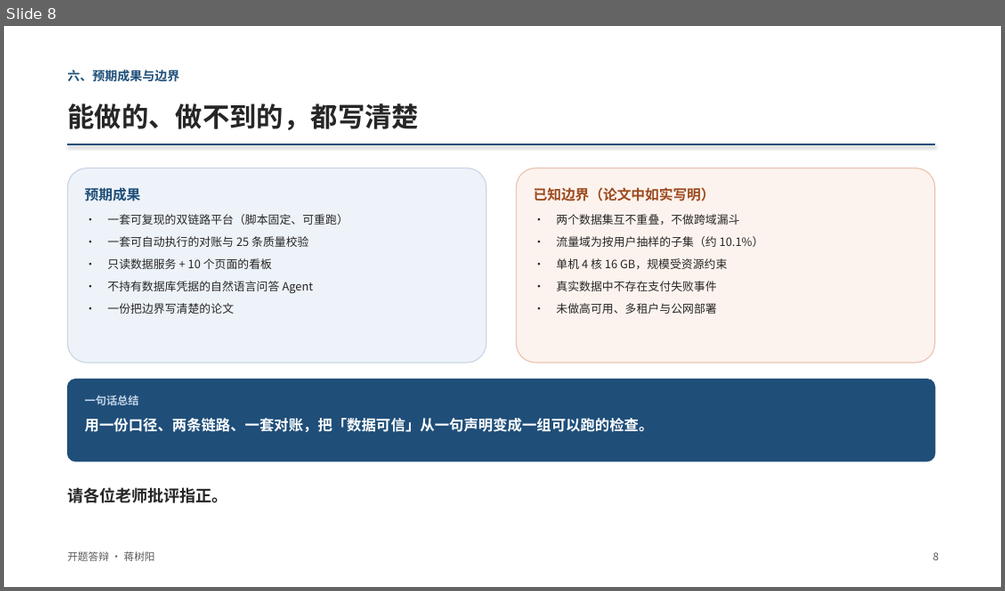
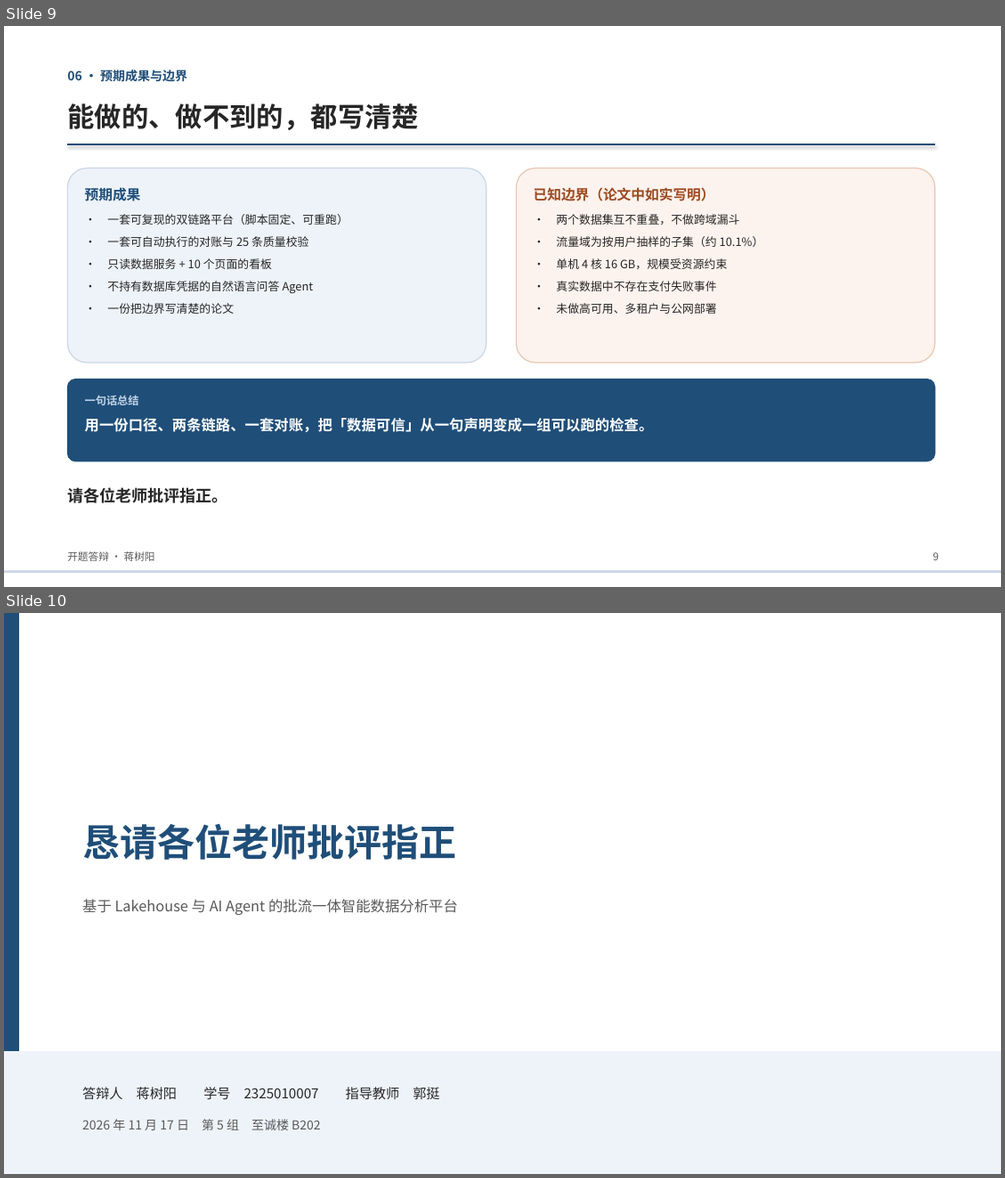
Before and after one commit to suntree-j/dsh-workspace, a slide deck: intelligent-data-platform/docs/thesis/答辩材料/开题答辩_蒋树阳.pptx. Shown one above the other, each under a label of ours: slide 8 before the commit, slides 9 and 10 after it. The pictures are 1005x591 and 1005x1178 pixels, drawn with LibreOffice and Linux fonts; fonts in the diff are those of the drawing. Boxes give left, top, right and bottom in pixels: in the first picture for what was removed or moved away, otherwise in the second. Text is boxed around its words. In the diff, an @@ line names an element or a change of style, - is before the commit and + after.

```diff
--- a/intelligent-data-platform/docs/thesis/答辩材料/开题答辩_蒋树阳.pptx
+++ b/intelligent-data-platform/docs/thesis/答辩材料/开题答辩_蒋树阳.pptx
@@ slide 10 added at box(4, 613, 1001, 1174), background #FFFFFF @@
@@ rectangle added at box(4, 613, 19, 1174), fill #1F4E79, outline #1F4E79 1 pt @@
@@ text added at box(82, 824, 456, 860), 36 pt, text #1F4E79, bold @@
+恳请各位老师批评指正
@@ text added at box(82, 899, 458, 915), 14 pt, text #595959 @@
+基于 Lakehouse 与 AI Agent 的批流一体智能数据分析平台
@@ rectangle added at box(4, 1051, 1001, 1174), fill #EEF3F9 @@
@@ text added at box(82, 1086, 439, 1100), 13 pt, text #262626 @@
+答辩人 蒋树阳 学号 2325010007 指导教师 郭挺
@@ text added at box(82, 1119, 320, 1130), 12 pt, text #595959 @@
+2026 年 11 月 17 日 第 5 组 至诚楼 B202
@@ what was slide 8 is now slide 9 @@
@@ slide 9 changed as well @@
@@ text at box(67, 70, 187, 81): text changed @@
-六、预期成果与边界
+06 · 预期成果与边界
@@ rectangle added at box(4, 571, 1001, 572), fill #C8D6E5 @@
```
Also in this commit, not shown: 7 other slides changed, 1 other slide added, 3 other files.
